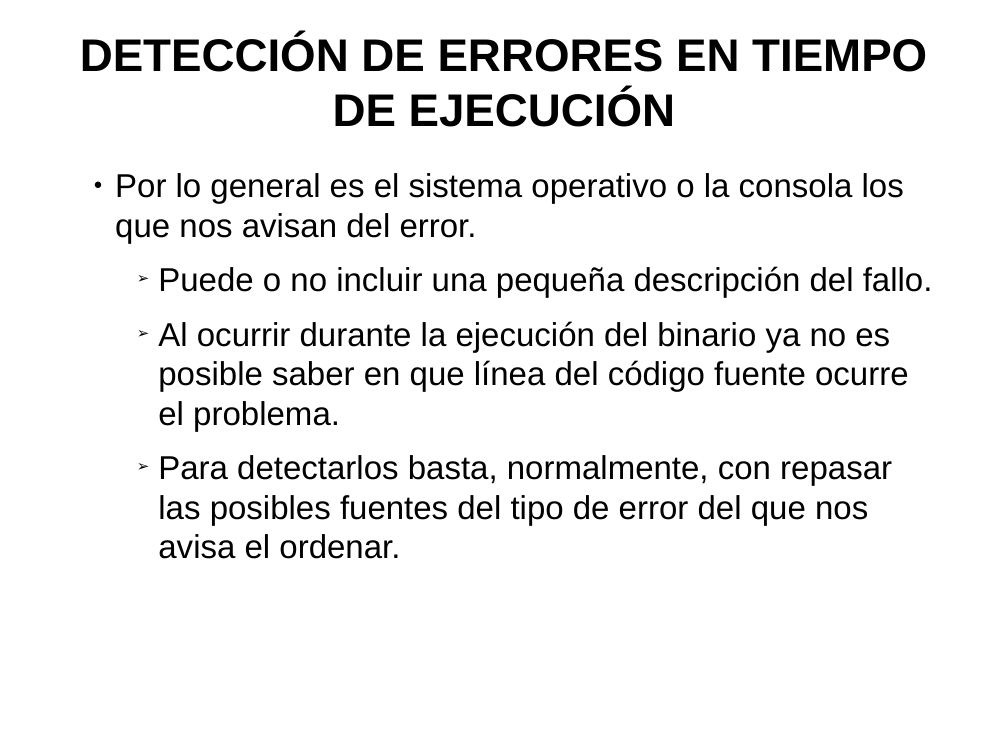
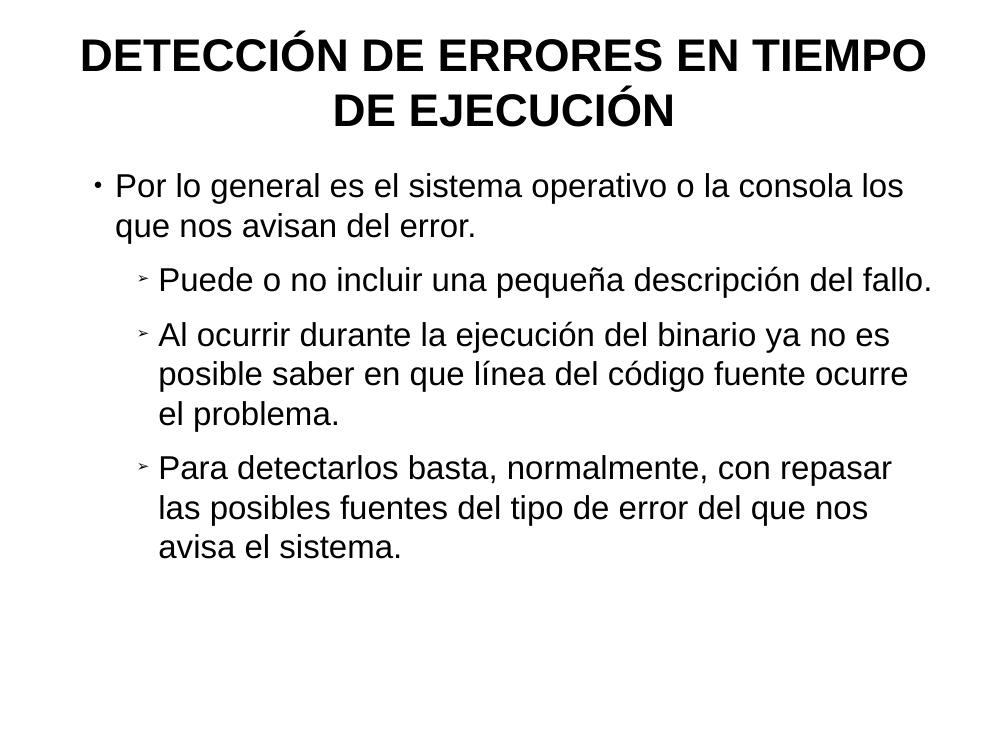
Before and after one commit to trivi/Introduccion-C-EFE-Oct, a slide deck: slide 5 of 06.Detección de errores/06.Detección de errores.odp. Drawn at 1008x756 pixels with LibreOffice and Linux fonts; fonts in the diff are those of the drawing. Boxes give left, top, right and bottom in pixels: in the first picture for what was removed or moved away, otherwise in the second. Text is boxed around its words. In the diff, an @@ line names an element or a change of style, - is before the commit and + after.

Commit message:
Solucionadas erratas en tema 6 y elimada la solucion de los errores

```diff
--- a/06.Detección de errores/06.Detección de errores.odp
+++ b/06.Detección de errores/06.Detección de errores.odp
@@ subtitle at (x1=158, y1=455, x2=892, y2=559): text changed @@
-    ➢ Para detectarlos basta, normalmente, con repasar las posibles fuentes del tipo de error del que nos avisa el ordenar.
+    ➢ Para detectarlos basta, normalmente, con repasar las posibles fuentes del tipo de error del que nos avisa el sistema.
```
Also in this commit, not shown: 3 other slides changed, 3 other files.
